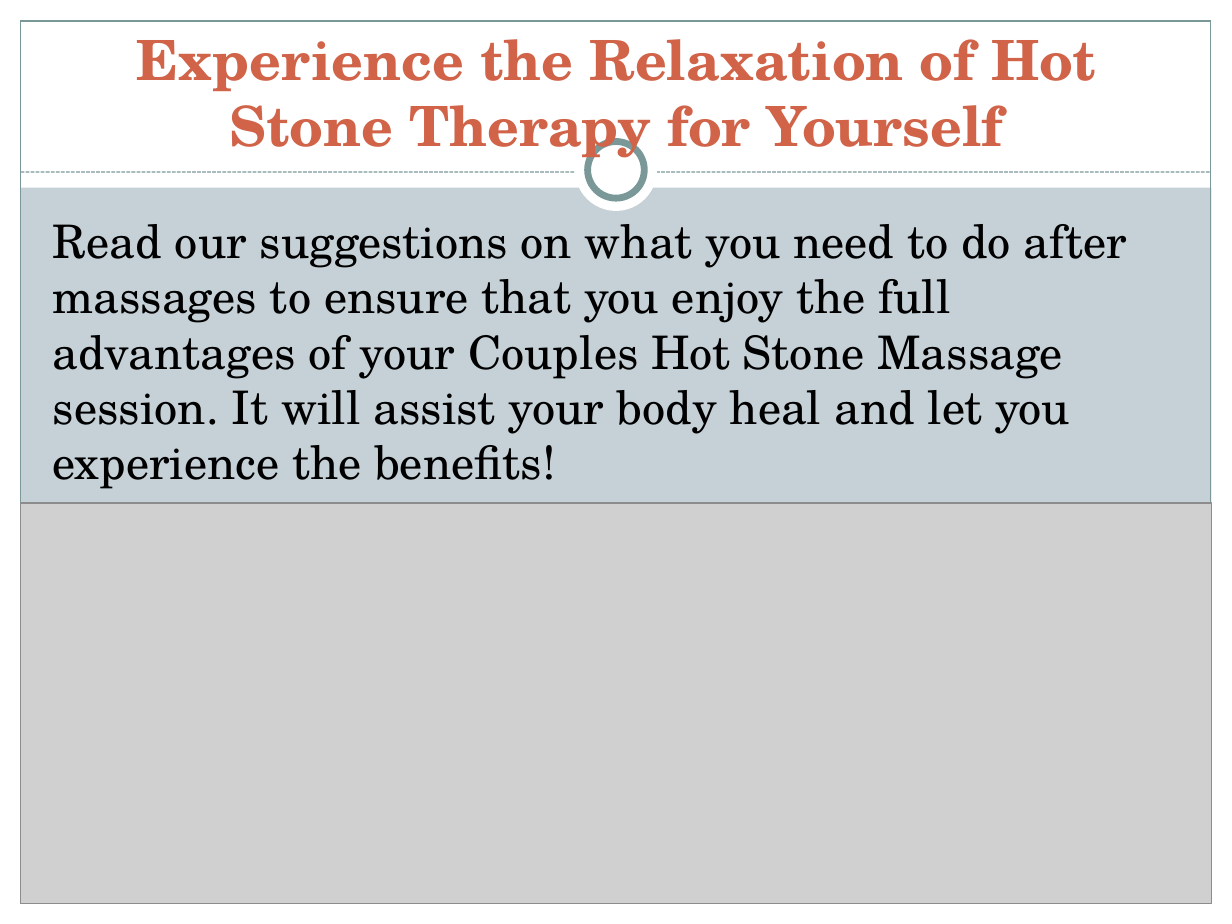
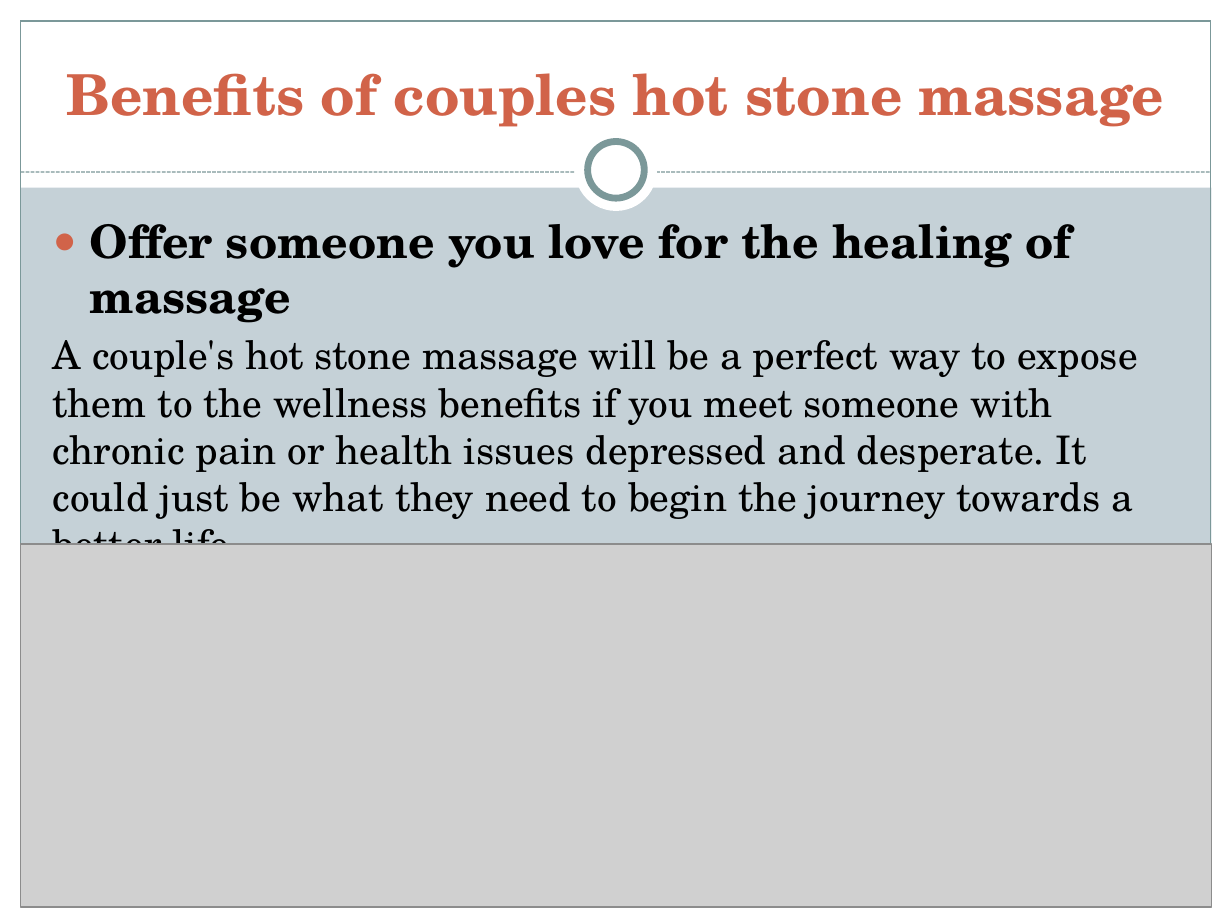
Before and after one commit to RichardBerlin345/RichardBerlin345, a slide deck: slide 10 of Couples Hot Stone Massage.pptx. Drawn at 1232x924 pixels with LibreOffice and Linux fonts; fonts in the diff are those of the drawing; grey boxes stand for pictures. Boxes give left, top, right and bottom in pixels: in the first picture for what was removed or moved away, otherwise in the second. Text is boxed around its words. In the diff, an @@ line names an element or a change of style, - is before the commit and + after.

Commit message:
Couples Hot Stone Massage

```diff
--- a/Couples Hot Stone Massage.pptx
+++ b/Couples Hot Stone Massage.pptx
@@ title at <box>66,73,1165,127</box>: text changed; size 32.4 to 33 pt @@
-Experience the Relaxation of Hot Stone Therapy for Yourself
+Benefits of couples hot stone massage
@@ text at <box>53,224,1137,545</box>: text changed; size 27 to 23 pt @@
-Read our suggestions on what you need to do after massages to ensure that you enjoy the full advantages of your Couples Hot Stone Massage session. It will assist your body heal and let you experience the benefits!
+● Offer someone you love for the healing of massage
+A couple's hot stone massage will be a perfect way to expose them to the wellness benefits if you meet someone with chronic pain or health issues depressed and desperate. It could just be what they need to begin the journey towards a better life.
@@ picture: place and size @@
-picture at <box>21,503,1212,903</box>
+picture at <box>21,545,1212,908</box>
```
Also in this commit, not shown: 7 other slides changed, 3 slides added, 3 slides removed.
